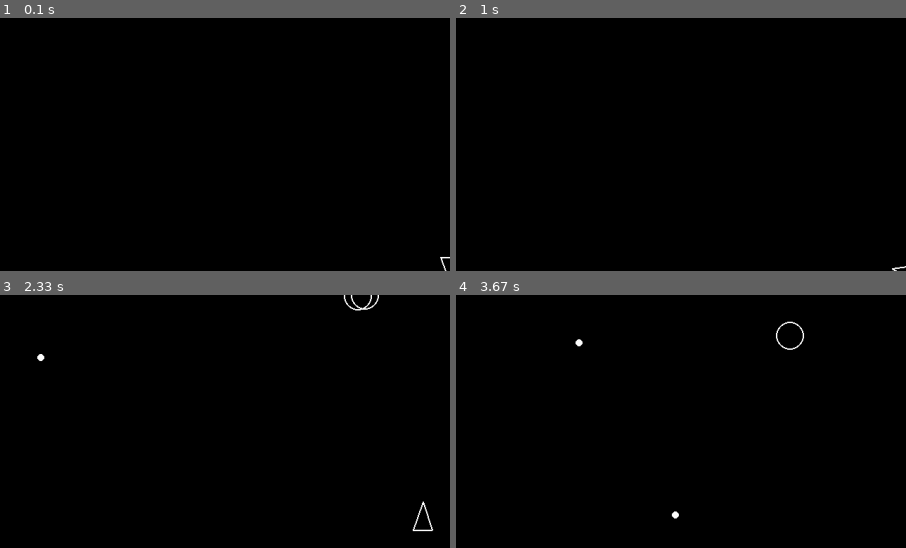
Above: before the commit, frames 1-4 (two rows, left to right).
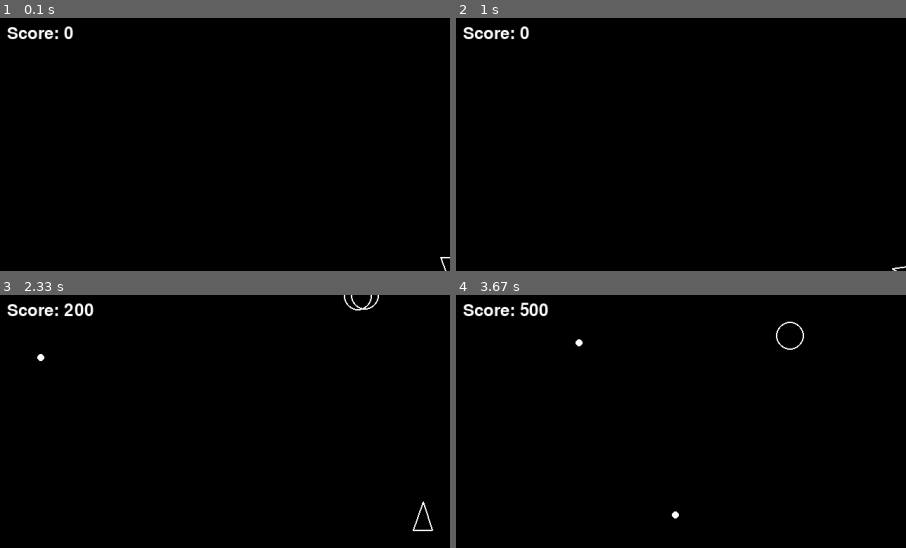
Above: after the commit, the same moments.

Repository: amitb-dev/pygame-asteroids
Game: pygame game, started from main.py
Same seed, same stepped clock (60 frames per second), same inputs: the game is played once before the commit and once after it.
Inputs:
- Up to frame 1 (0.1 s): no input
- Up to frame 2 (1 s): tap Space at 0.33, 0.73 s; hold D from 0.67 s (still down)
- Up to frame 3 (2.33 s): tap Space at 1.03, 1.23, 1.57, 1.87, 2.07 s; release D at 1.13 s; hold W 1.17-1.47 s; hold D 1.5-1.97 s; hold A from 2 s (still down)
- Up to frame 4 (3.67 s): tap Space at 2.37, 2.63, 2.97, 3.27, 3.4 s; release A at 2.53 s; hold S 2.57-2.87 s; hold A 2.9-3.3 s; hold W from 3.33 s (still down)
The pictures show only the part of the screen within x 0-50%, y 0-50%; the shares and areas given below are measured in that part.

The runs differ from the first frame. In frame 1, 0.4% of the frame differs, in the area x 1-17%, y 3-9%; in frame 2, 0.4%; in frame 3, 0.6%; in frame 4, 0.6%, in the area x 1-21%, y 2-9%.

Commit message:
feat: scoring system

Diff:
--- a/asteroid.py
+++ b/asteroid.py
@@ -31,3 +31,12 @@
 
         ast1.velocity = vel1 * 1.2
         ast2.velocity = vel2 * 1.2
+
+    def get_score(self):
+        # Determine score based on radius
+        if self.radius > ASTEROID_MIN_RADIUS * 2:
+            return SCORE_LARGE_ASTEROID
+        elif self.radius > ASTEROID_MIN_RADIUS:
+            return SCORE_MEDIUM_ASTEROID
+        else:
+            return SCORE_SMALL_ASTEROID
--- a/constants.py
+++ b/constants.py
@@ -1,15 +1,28 @@
+# Screen
 SCREEN_WIDTH = 1280
 SCREEN_HEIGHT = 720
 
+# Asteroids
 ASTEROID_MIN_RADIUS = 20
 ASTEROID_KINDS = 3
 ASTEROID_SPAWN_RATE = 0.8  # seconds
 ASTEROID_MAX_RADIUS = ASTEROID_MIN_RADIUS * ASTEROID_KINDS
 
+# Player
 PLAYER_RADIUS = 20
 PLAYER_TURN_SPEED = 300
 PLAYER_SPEED = 200
 
+# Shooting
 SHOT_RADIUS = 5
 PLAYER_SHOOT_SPEED = 500
 PLAYER_SHOOT_COOLDOWN = 0.2
+
+# Scroing
+SCORE_BASE = 100
+SCORE_LARGE_ASTEROID = SCORE_BASE * 1  # Example: 300 points
+SCORE_MEDIUM_ASTEROID = SCORE_BASE * 2 # Example: 200 points
+SCORE_SMALL_ASTEROID = SCORE_BASE * 3  # Example: 100 points
+
+GAME_STATE_PLAYING = "playing"
+GAME_STATE_OVER = "game_over"
--- a/main.py
+++ b/main.py
@@ -32,6 +32,17 @@
     player = Player(SCREEN_WIDTH / 2, SCREEN_HEIGHT / 2)
     asteroids_field = AsteroidField()
 
+    score = 0
+
+    try:
+        font = pygame.font.Font(None, 36) # Pygame's default font
+    except pygame.error:
+        print("Warning: Could not load default font.")
+        font = None
+
+    GAME_STATE_PLAYING = "playing"
+    GAME_STATE_OVER = "game_over"
+    state = GAME_STATE_PLAYING # Start the game in the playing state
 
     while running:
         for event in pygame.event.get():
@@ -40,20 +51,27 @@
 
         updatable.update(dt)
 
-        for object in asteroids:
-            if object.isCollide(player):
+        for asteroid in asteroids:
+            if asteroid.isCollide(player):
                 print("Game over!")
                 running = False
                 break
             for bullet in shots:
-                if object.isCollide(bullet):
-                    object.split()
+                if asteroid.isCollide(bullet):
+                    score += asteroid.get_score()
+                    asteroid.split()
                     bullet.kill()
+                    break
 
         screen.fill("Black")
 
         for entity in drawable:
             entity.draw(screen)
+
+        if font:
+            text_surface = font.render(f"Score: {score}", True, "white")
+            # Draw it in the top left corner
+            screen.blit(text_surface, (10, 10))
 
         pygame.display.flip()
         dt = clock.tick(60) / 1000
